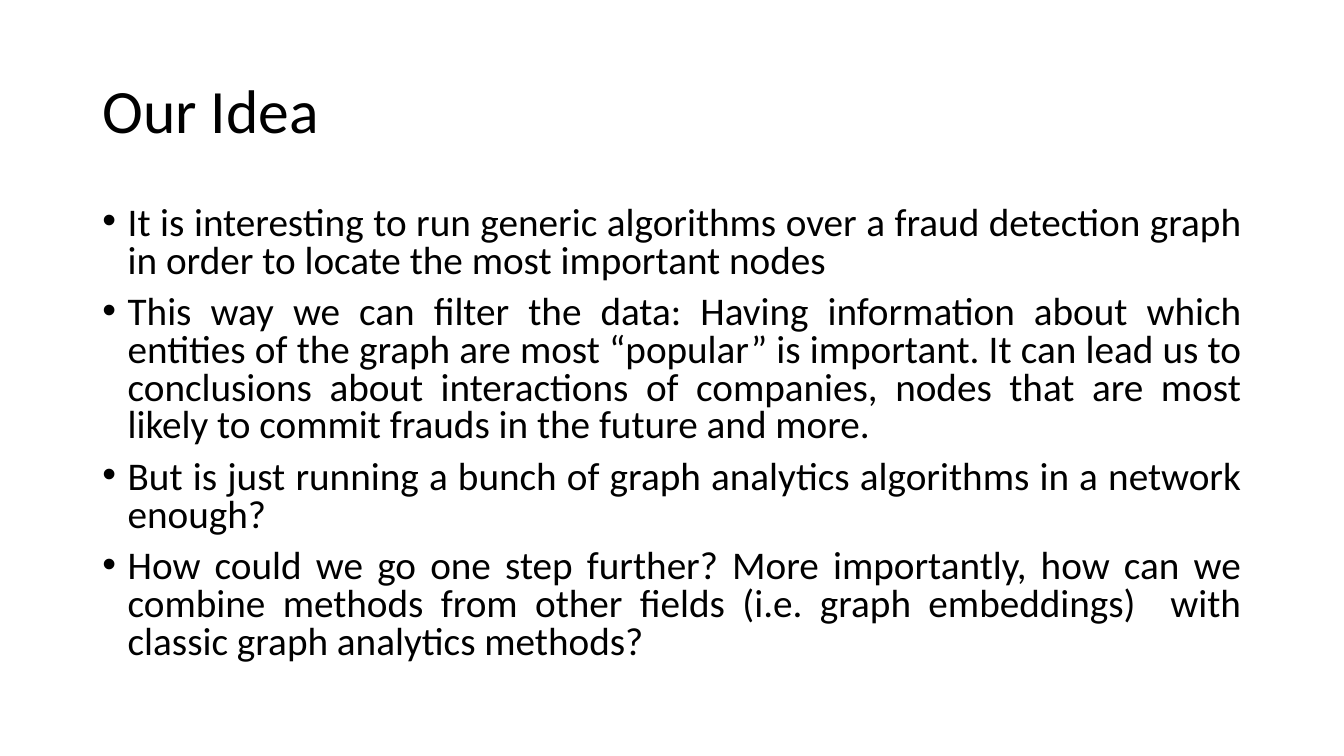
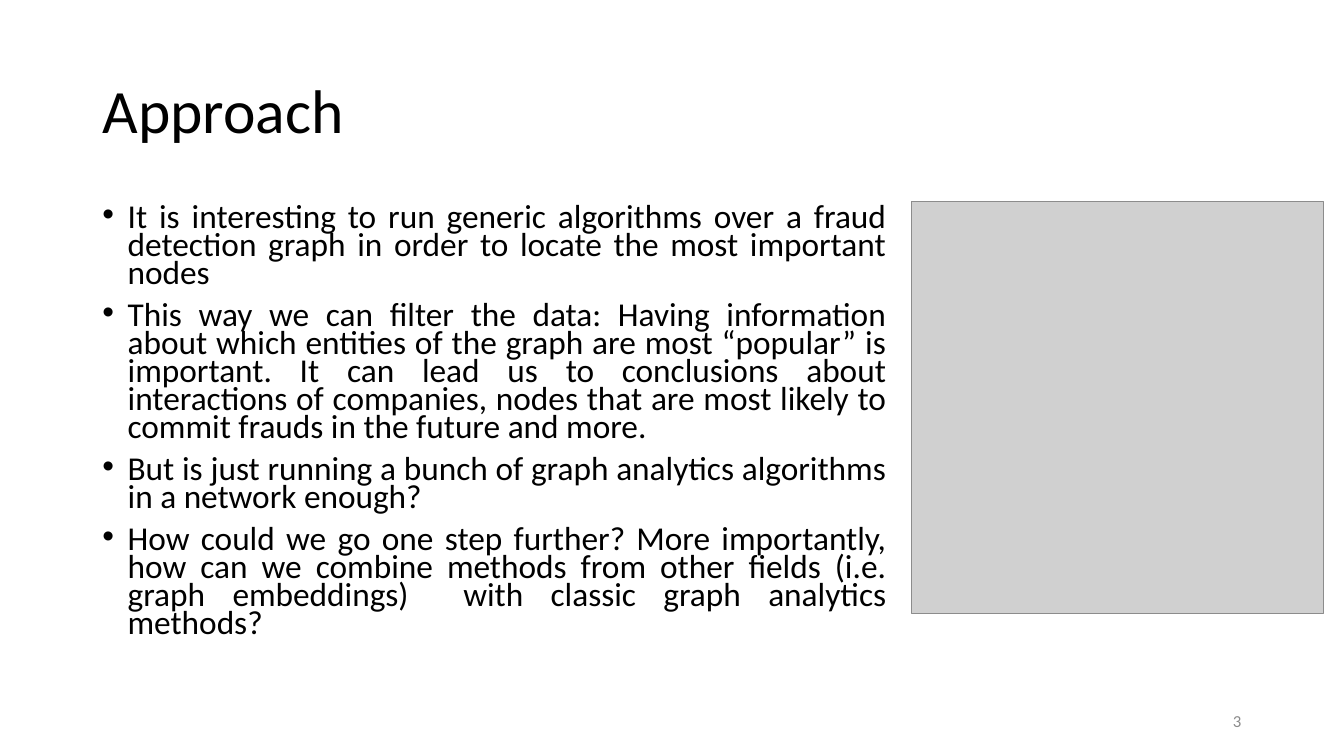
Before and after one commit to MChatzakis/Panama-Papers-Analysis, a slide deck: slide 3 of Presentation/panama_papers.pptx. Drawn at 1344x756 pixels with LibreOffice and Linux fonts; fonts in the diff are those of the drawing; grey boxes stand for pictures. Boxes give left, top, right and bottom in pixels: in the first picture for what was removed or moved away, otherwise in the second. Text is boxed around its words. In the diff, an @@ line names an element or a change of style, - is before the commit and + after.

```diff
--- a/Presentation/panama_papers.pptx
+++ b/Presentation/panama_papers.pptx
@@ title at [102, 90, 343, 143]: text changed @@
-Our Idea
+Approach
@@ text "It is interesting to run ..." at [128, 205, 886, 635]: size 28 to 23.8 pt; line spacing 0.8 to 0.7 @@
@@ picture added at [911, 202, 1324, 614] @@
@@ page number added at [1233, 716, 1241, 727], 12 pt, text #8C8C8C @@
+3
```
Also in this commit, not shown: 13 other slides changed, 1 slide added.
